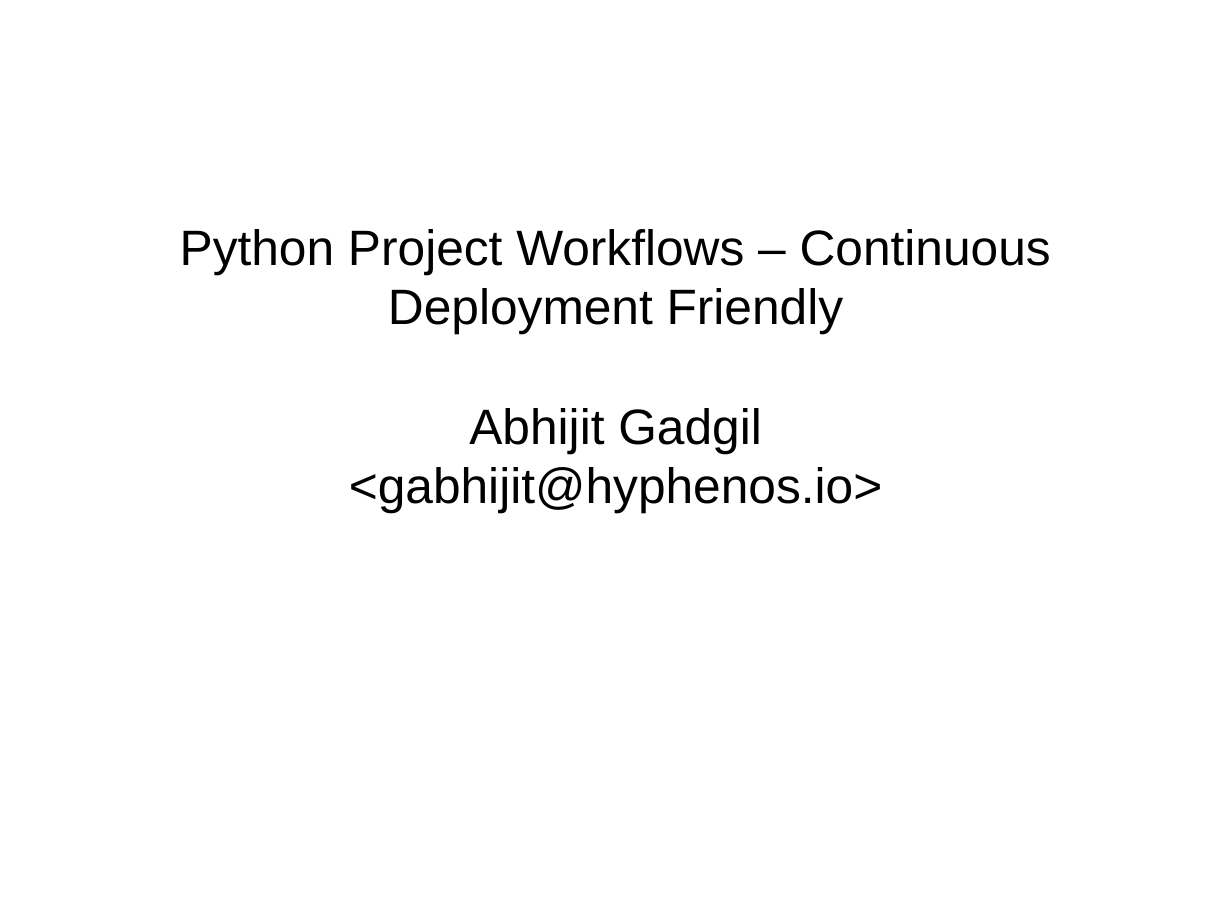
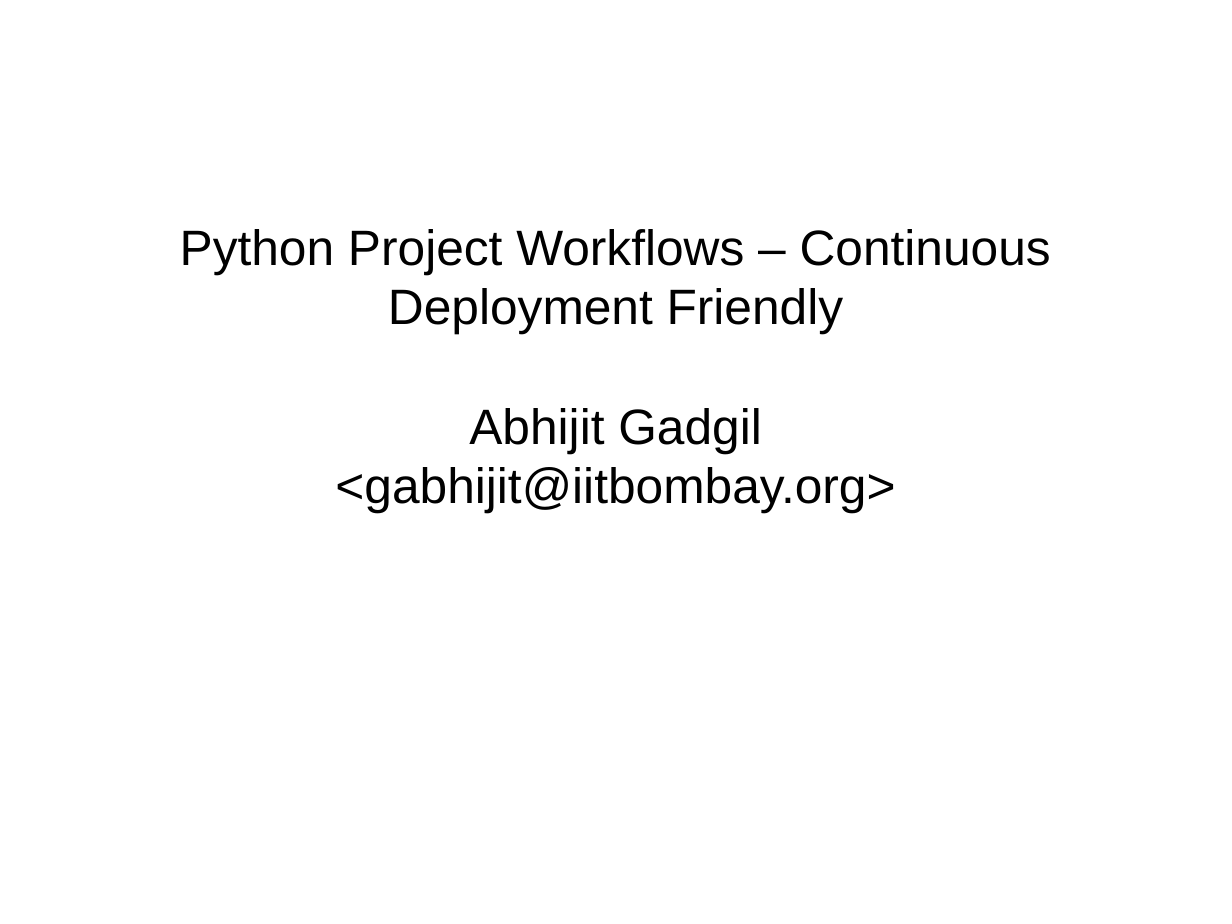
Before and after one commit to gabhijit/Pycon-2018, a slide deck: slide 1 of presentation.odp. Drawn at 1232x924 pixels with LibreOffice and Linux fonts; fonts in the diff are those of the drawing. Boxes give left, top, right and bottom in pixels: in the first picture for what was removed or moved away, otherwise in the second. Text is boxed around its words. In the diff, an @@ line names an element or a change of style, - is before the commit and + after.

```diff
--- a/presentation.odp
+++ b/presentation.odp
@@ subtitle at bbox=[335, 467, 895, 513]: text changed @@
-<gabhijit@hyphenos.io>
+<gabhijit@iitbombay.org>
```
Also in this commit, not shown: 11 other slides changed, 18 slides added, 2 slides removed.
